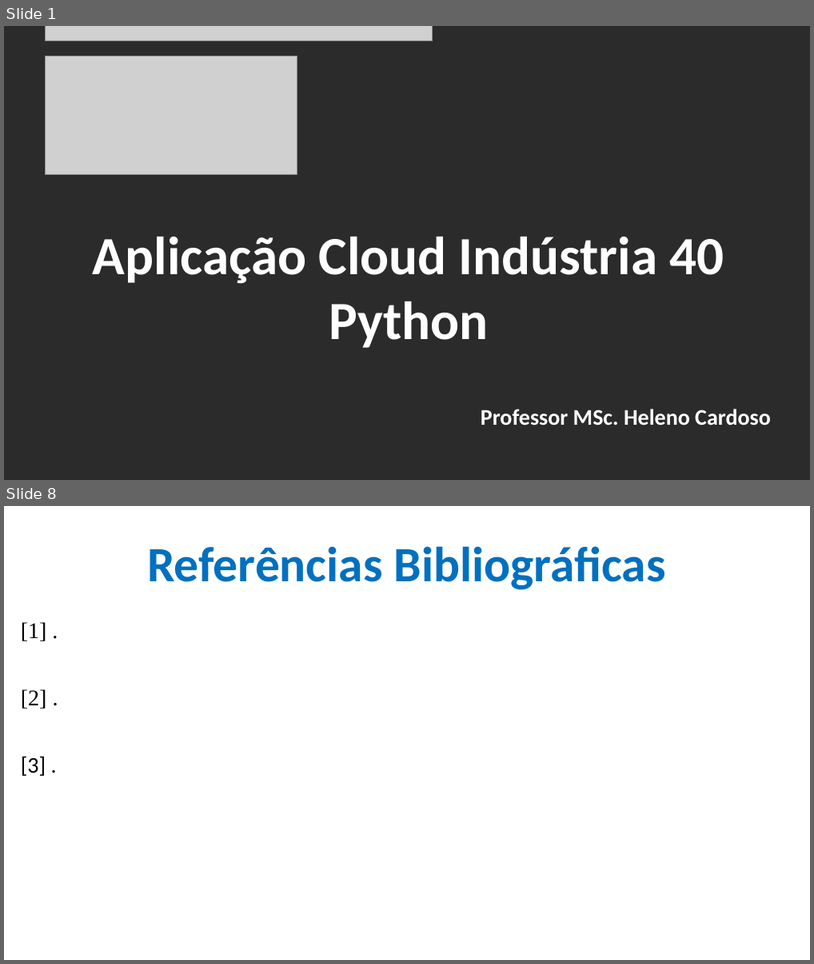
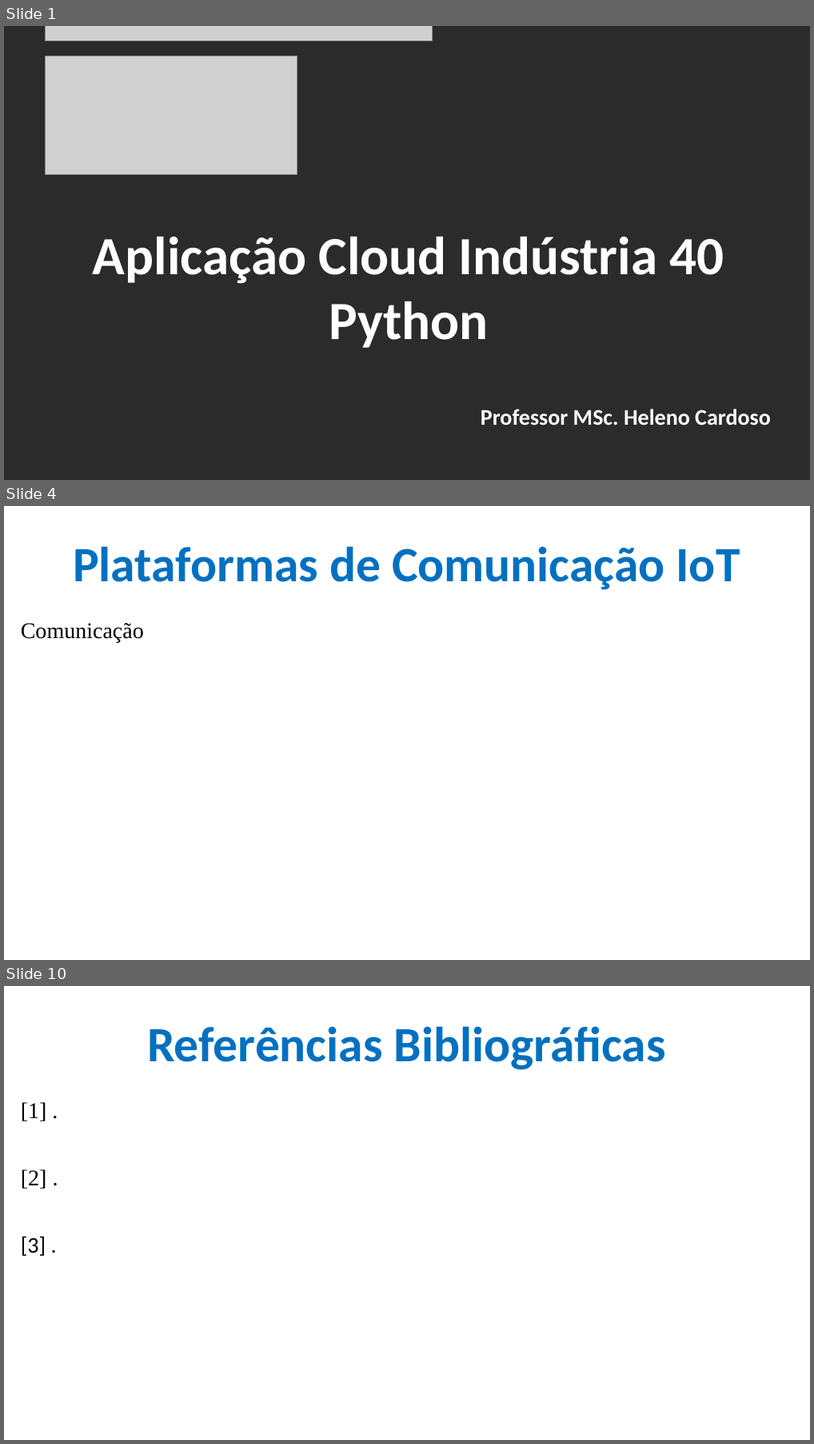
Before and after one commit to CloudEducationBrazil/WydenArea1AplicacaoCloudIndustria40Python, a slide deck: 01 Classes/Aula 02 - Aplicação Cloud Indústria 40 Python.pptx. Shown one above the other, each under a label of ours: slides 1 and 8 before the commit, slides 1, 4 and 10 after it; the slides between them are not shown. The pictures are 814x964 and 814x1444 pixels, drawn with LibreOffice and Linux fonts; fonts in the diff are those of the drawing; grey boxes stand for pictures; background and template pictures are left out; a plain dark background stands for a picture behind light text. Boxes give left, top, right and bottom in pixels: in the first picture for what was removed or moved away, otherwise in the second. Text is boxed around its words. In the diff, an @@ line names an element or a change of style, - is before the commit and + after.

```diff
--- a/01 Classes/Aula 02 - Aplicação Cloud Indústria 40 Python.pptx
+++ b/01 Classes/Aula 02 - Aplicação Cloud Indústria 40 Python.pptx
@@ slide 4 added at (4, 506, 810, 960), background picture (left out) @@
@@ title added at (73, 546, 741, 590), 44 pt, text #0070C0, bold @@
+Plataformas de Comunicação IoT
@@ text added at (21, 623, 144, 642), 20 pt, text #000000 @@
+Comunicação
@@ what was slide 8 is now slide 10 @@
```
Also in this commit, not shown: 6 slides changed, 1 other slide added.
